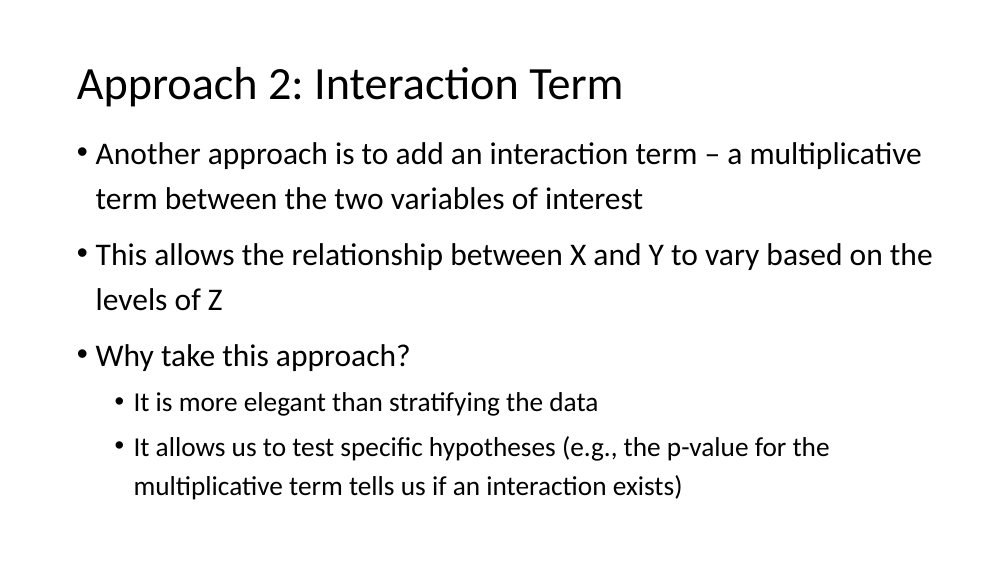
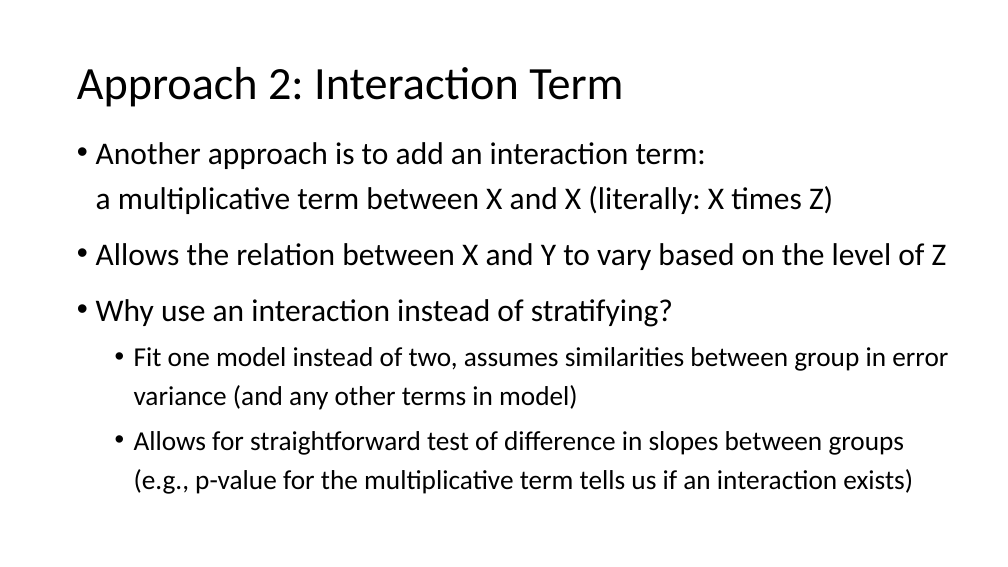
Before and after one commit to USCbiostats/LAsBEST, a slide deck: slide 31 of google-drive/week02/4Thurs/1_Week2_MultipleRegression.pptx. Drawn at 1008x567 pixels with LibreOffice and Linux fonts; fonts in the diff are those of the drawing; background and template pictures are left out. Boxes give left, top, right and bottom in pixels: in the first picture for what was removed or moved away, otherwise in the second. Text is boxed around its words. In the diff, an @@ line names an element or a change of style, - is before the commit and + after.

```diff
--- a/google-drive/week02/4Thurs/1_Week2_MultipleRegression.pptx
+++ b/google-drive/week02/4Thurs/1_Week2_MultipleRegression.pptx
@@ text at (96,142,948,494): text changed; size 30 to 26 pt @@
-• Another approach is to add an interaction term – a multiplicative term between the two variables of interest
-• This allows the relationship between X and Y to vary based on the levels of Z
-• Why take this approach?
-  • It is more elegant than stratifying the data
-  • It allows us to test specific hypotheses (e.g., the p-value for the multiplicative term tells us if an interaction exists)
+• Another approach is to add an interaction term:
+  a multiplicative term between X and X (literally: X times Z)
+• Allows the relation between X and Y to vary based on the level of Z
+• Why use an interaction instead of stratifying?
+  • Fit one model instead of two, assumes similarities between group in error variance (and any other terms in model)
+  • Allows for straightforward test of difference in slopes between groups
+    (e.g., p-value for the multiplicative term tells us if an interaction exists)
```
Also in this commit, not shown: 15 other slides changed, 1 slide added, 1 slide removed, 1 other file.
